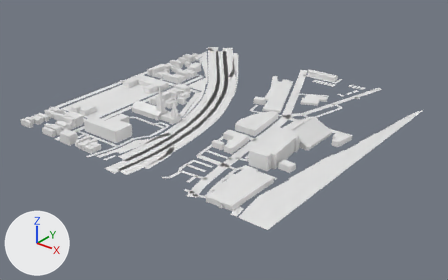
A saved change to the glTF model app/public/world/tiles/-6_-6.lod1.glb.
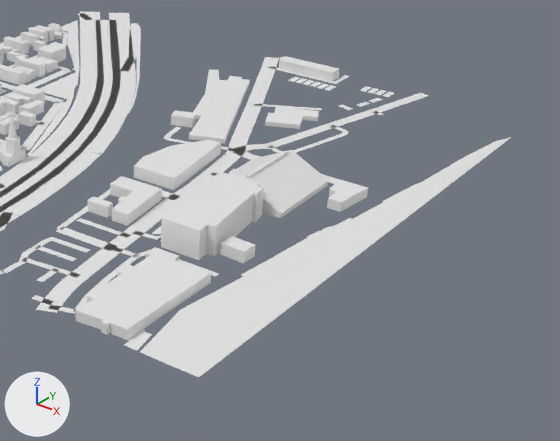
The first picture shows the older version from a 50 mm lens placed at (-2160.0, 1994.0, 411.0), pointed at (-2732.0, 2709.0, -33.0). The close-ups show the older and then the newer version on the part from 38% to 100% of the width and 15% to 94% of the height of that picture. Only the edits that show in the close-ups are written down. Lighting does not change. The marker at lower left points along +X, +Y and +Z. Where no turn or scale is listed for an object, it has been applied to the vertices. Vertices at exactly the same position are counted once.

Objects in the first close-up: 'buildings', 'ground', 'water'.
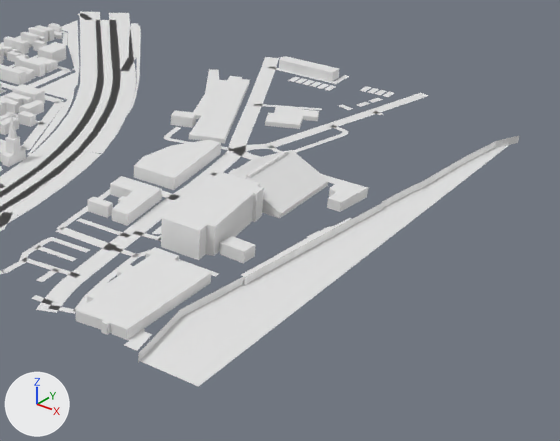
Where the newer file only moved an object's origin or applied its transform, the numbers keep the older frame.

The change, as a diff of the scene's bpy script:
```diff
--- a/app/public/world/tiles/-6_-6.lod1.glb.py
+++ b/app/public/world/tiles/-6_-6.lod1.glb.py
@@ me_ground @@
 # used by ob_ground; location = (-2769.3, 2754.7, 0.1)
-me_ground.from_pydata(...)  # 856 vertices, 687 faces; spans x -239.0..239.0, y -274.0..274.0, z 0.0
+me_ground.from_pydata(...)  # 891 vertices, 721 faces; spans x -239.0..273.0, y -274.0..274.0, z -7.0..0.0
+# me_ground part 1: a new loose piece of 36 vertices spanning x 216.0..273.0, y -256.0..210.0, z -7.0..0.0
+# other edits to the shape of me_ground do not show in these pictures
@@ ob_water @@
 ob_water = bpy.data.objects.new('water', me_water)
-ob_water.location = (-2526.7, 2728.6, 0.0)
+ob_water.location = (-2526.7, 2728.6, -6.3)
```

What differs and where, as boxes [x1, y1, x2, y2] in the close-ups (560 x 441 px):
'ground', reshaped: before [0, 11, 429, 351]; after [0, 12, 519, 363]
'water', moved: before [140, 137, 511, 377]; after [140, 144, 510, 387]
part 1 of me_ground, added: after [138, 136, 519, 363]
